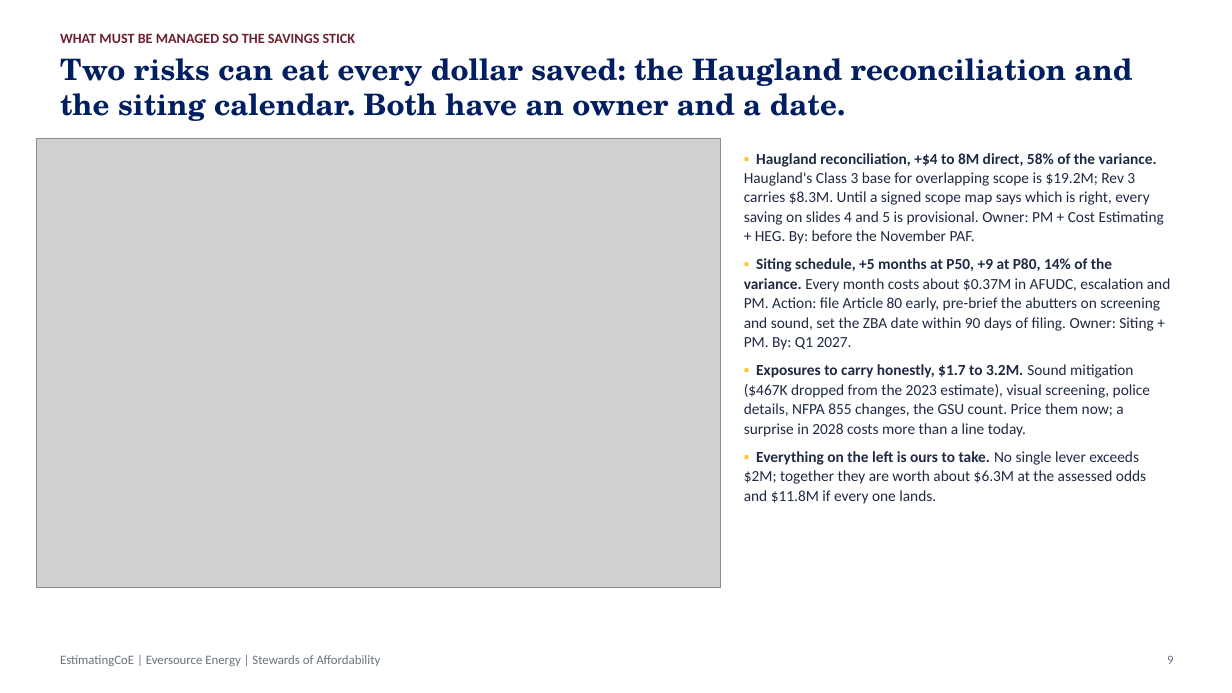
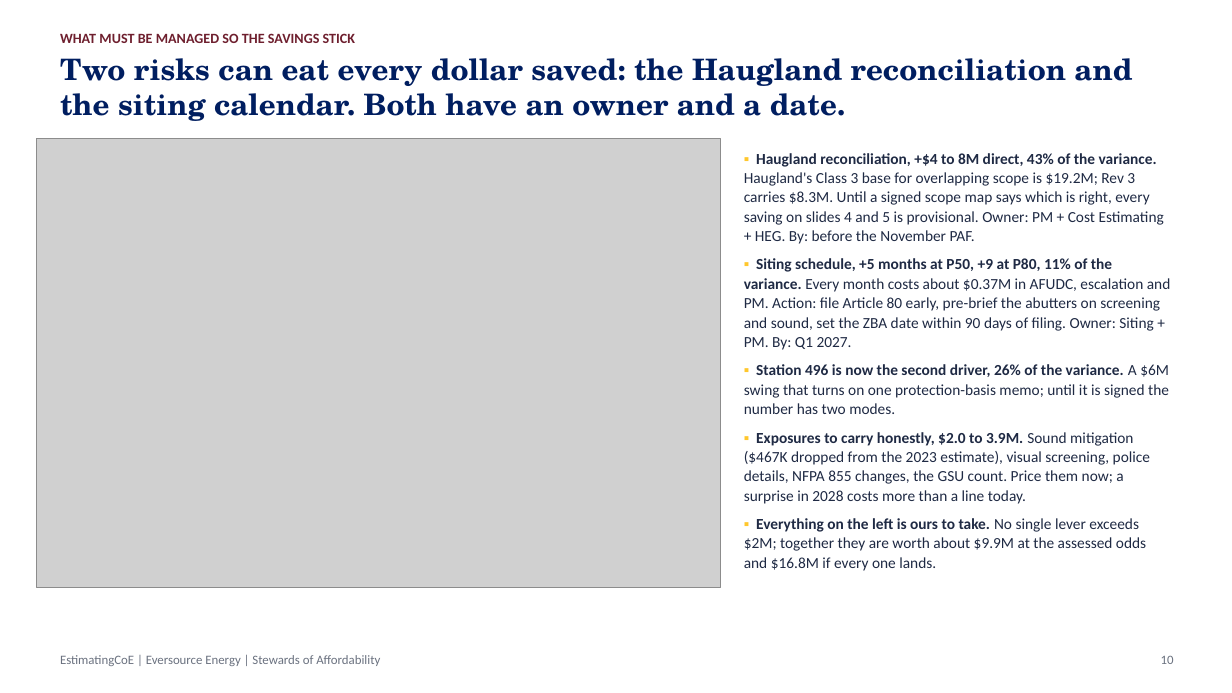
Before and after one commit to gbassaragh/BESS, a slide deck: slide 10 of Hyde Park BESS/6) Cost Analysis Deliverables/Hyde Park BESS - Leadership Brief.pptx (slide 9 before the commit). Drawn at 1232x693 pixels with LibreOffice and Linux fonts; fonts in the diff are those of the drawing; grey boxes stand for pictures. Boxes give left, top, right and bottom in pixels: in the first picture for what was removed or moved away, otherwise in the second. Text is boxed around its words. In the diff, an @@ line names an element or a change of style, - is before the commit and + after.

```diff
--- a/Hyde Park BESS/6) Cost Analysis Deliverables/Hyde Park BESS - Leadership Brief.pptx
+++ b/Hyde Park BESS/6) Cost Analysis Deliverables/Hyde Park BESS - Leadership Brief.pptx
@@ text at [744,153,1171,571]: text changed @@
-▪ Haugland reconciliation, +$4 to 8M direct, 58% of the variance. Haugland's Class 3 base for overlapping scope is $19.2M; Rev 3 carries $8.3M. Until a signed scope map says which is right, every saving on slides 4 and 5 is provisional. Owner: PM + Cost Estimating + HEG. By: before the November PAF.
-▪ Siting schedule, +5 months at P50, +9 at P80, 14% of the variance. Every month costs about $0.37M in AFUDC, escalation and PM. Action: file Article 80 early, pre-brief the abutters on screening and sound, set the ZBA date within 90 days of filing. Owner: Siting + PM. By: Q1 2027.
-▪ Exposures to carry honestly, $1.7 to 3.2M. Sound mitigation ($467K dropped from the 2023 estimate), visual screening, police details, NFPA 855 changes, the GSU count. Price them now; a surprise in 2028 costs more than a line today.
-▪ Everything on the left is ours to take. No single lever exceeds $2M; together they are worth about $6.3M at the assessed odds and $11.8M if every one lands.
+▪ Haugland reconciliation, +$4 to 8M direct, 43% of the variance. Haugland's Class 3 base for overlapping scope is $19.2M; Rev 3 carries $8.3M. Until a signed scope map says which is right, every saving on slides 4 and 5 is provisional. Owner: PM + Cost Estimating + HEG. By: before the November PAF.
+▪ Siting schedule, +5 months at P50, +9 at P80, 11% of the variance. Every month costs about $0.37M in AFUDC, escalation and PM. Action: file Article 80 early, pre-brief the abutters on screening and sound, set the ZBA date within 90 days of filing. Owner: Siting + PM. By: Q1 2027.
+▪ Station 496 is now the second driver, 26% of the variance. A $6M swing that turns on one protection-basis memo; until it is signed the number has two modes.
+▪ Exposures to carry honestly, $2.0 to 3.9M. Sound mitigation ($467K dropped from the 2023 estimate), visual screening, police details, NFPA 855 changes, the GSU count. Price them now; a surprise in 2028 costs more than a line today.
+▪ Everything on the left is ours to take. No single lever exceeds $2M; together they are worth about $9.9M at the assessed odds and $16.8M if every one lands.
@@ text at [1161,656,1174,664]: text changed @@
-9
+10
```
Also in this commit, not shown: 11 other slides changed, 1 slide added, 23 other files.
